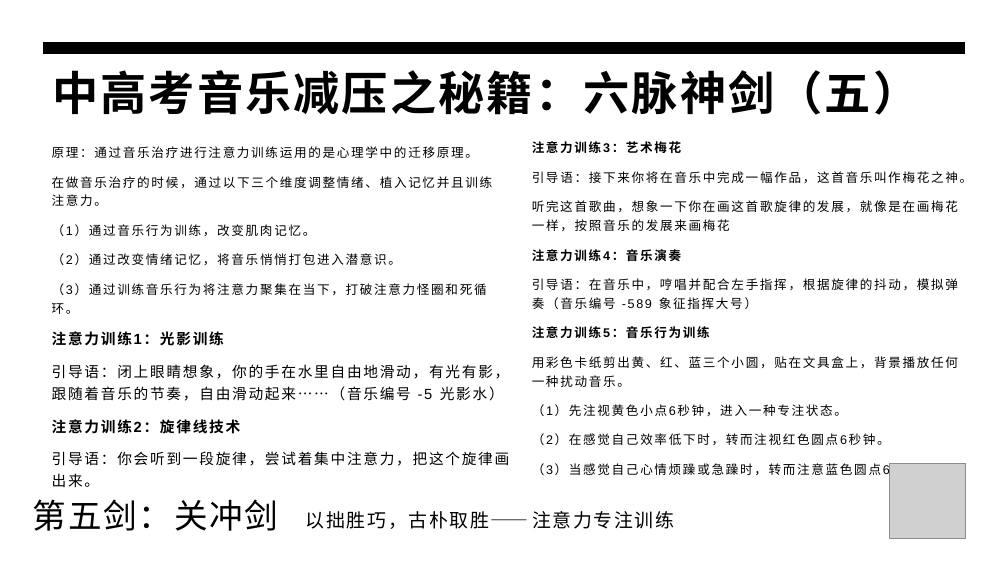
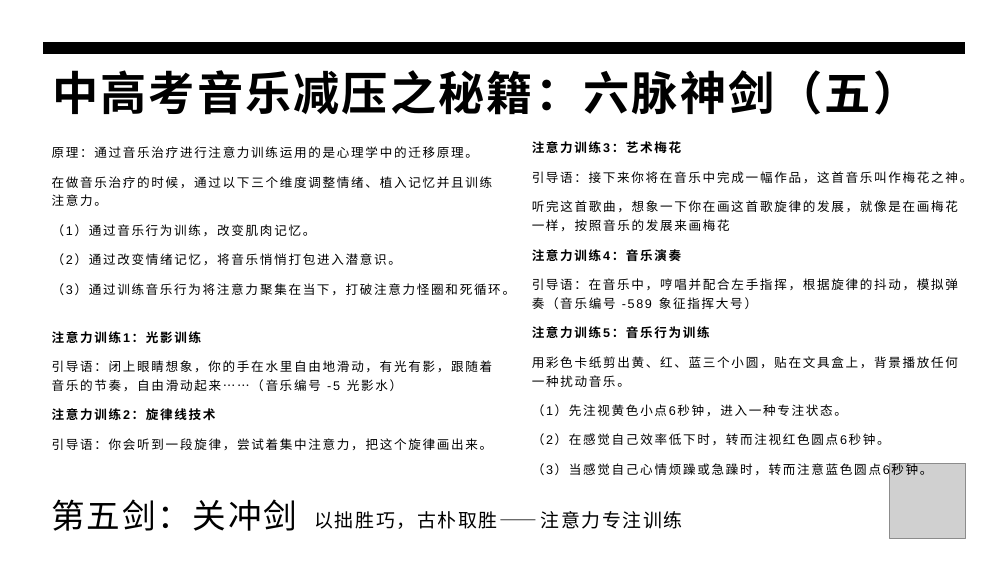
Before and after one commit to panxibei/writing, a slide deck: slide 18 of 44_心理学/30_浥尘伙伴社团原创：中高考音乐减压心理训练/PPT制作素材/浥尘伙伴社团：中高考音乐减压心理训练.pptx (slide 30 before the commit). Drawn at 1008x567 pixels with LibreOffice and Linux fonts; fonts in the diff are those of the drawing; grey boxes stand for pictures. Boxes give left, top, right and bottom in pixels: in the first picture for what was removed or moved away, otherwise in the second. Text is boxed around its words. In the diff, an @@ line names an element or a change of style, - is before the commit and + after.

```diff
--- a/44_心理学/30_浥尘伙伴社团原创：中高考音乐减压心理训练/PPT制作素材/浥尘伙伴社团：中高考音乐减压心理训练.pptx
+++ b/44_心理学/30_浥尘伙伴社团原创：中高考音乐减压心理训练/PPT制作素材/浥尘伙伴社团：中高考音乐减压心理训练.pptx
@@ text "原理：通过音乐治疗进行注意力训练运用的是心理学中的迁移原理。" rewrapped from box(52, 146, 492, 314) to box(52, 146, 516, 295) @@
@@ text "注意力训练1：光影训练" at box(52, 331, 492, 450): size 14 to 12 pt @@
@@ text "第五剑：关冲剑": place and size @@
-text "第五剑：关冲剑" at box(33, 499, 278, 531)
+text "第五剑：关冲剑" at box(52, 499, 297, 531)
@@ text "以拙胜巧，古朴取胜——注意力专注训练": place and size @@
-text "以拙胜巧，古朴取胜——注意力专注训练" at box(306, 511, 674, 529)
+text "以拙胜巧，古朴取胜——注意力专注训练" at box(314, 511, 683, 529)
```
Also in this commit, not shown: 17 other slides changed, 12 other files.
